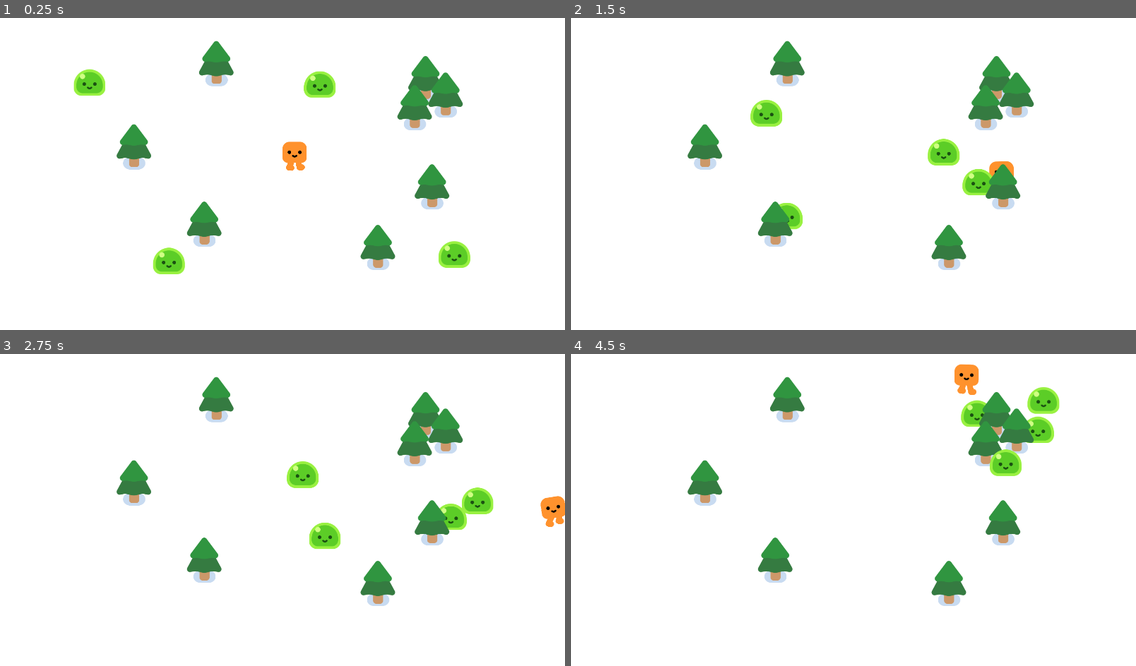
Above: before the commit, frames 1-4 (two rows, left to right).
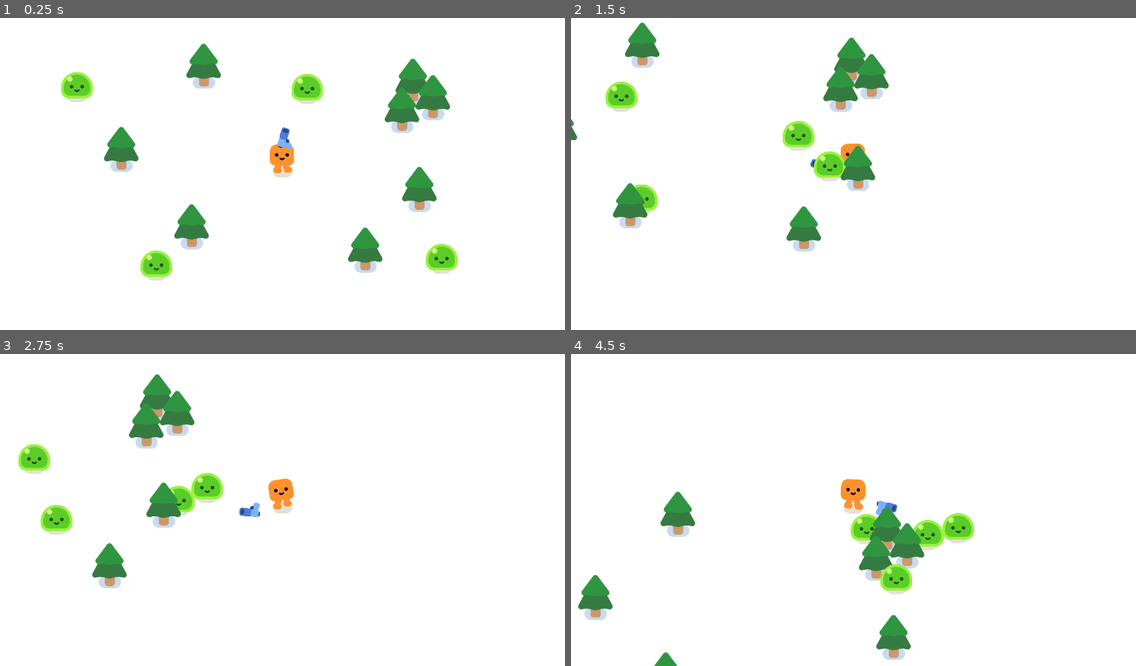
Above: after the commit, the same moments.

Repository: CP-SDBG/2d-project-start
Game: Godot game, scene res://survivors_game.tscn
Same seed, same stepped clock (60 frames per second), same inputs: the game is played once before the commit and once after it.
Inputs:
- Up to frame 1 (0.25 s): no input
- Up to frame 2 (1.5 s): hold D (move_right) 0.53-1.28 s; hold S (move_down) from 1.28 s (still down)
- Up to frame 3 (2.75 s): release S (move_down) at 2.03 s; hold D (move_right) from 2.03 s (still down)
- Up to frame 4 (4.5 s): release D (move_right) at 2.78 s; hold W (move_up) 2.78-3.53 s; hold A (move_left) from 3.53 s (still down)

The runs differ from the first frame. In frame 1, 7.9% of the frame differs, in the area x 10-84%, y 7-85%; in frame 2, 11%; in frame 3, 11%; in frame 4, 12%, in the area x 1-87%, y 3-100%.

Commit message:
timestamp 1:14:58

Diff:
--- /dev/null
+++ b/gun.gd
@@ -0,0 +1,7 @@
+extends Area2D
+
+func _physics_process(delta: float) -> void:
+	var enemies_in_range = get_overlapping_bodies()
+	if enemies_in_range.size() > 0:
+		var target_enemy = enemies_in_range.front()
+		look_at(target_enemy.global_position)
--- /dev/null
+++ b/gun.tscn
@@ -0,0 +1,24 @@
+[gd_scene load_steps=4 format=3 uid="uid://bd42v54wfs254"]
+
+[ext_resource type="Script" path="res://gun.gd" id="1_06k1k"]
+[ext_resource type="Texture2D" uid="uid://cswb5do8rrj7q" path="res://pistol/pistol.png" id="1_k055r"]
+
+[sub_resource type="CircleShape2D" id="CircleShape2D_san5e"]
+radius = 547.004
+
+[node name="Gun" type="Area2D"]
+collision_layer = 0
+collision_mask = 2
+script = ExtResource("1_06k1k")
+
+[node name="CollisionShape2D" type="CollisionShape2D" parent="."]
+shape = SubResource("CircleShape2D_san5e")
+
+[node name="WeaponPivot" type="Marker2D" parent="."]
+
+[node name="Pistol" type="Sprite2D" parent="WeaponPivot"]
+position = Vector2(108, -23)
+texture = ExtResource("1_k055r")
+
+[node name="ShootingPoint" type="Marker2D" parent="WeaponPivot/Pistol"]
+position = Vector2(25, -11)
--- a/mob.tscn
+++ b/mob.tscn
@@ -7,6 +7,8 @@
 radius = 51.0098
 
 [node name="Mob" type="CharacterBody2D"]
+collision_layer = 2
+collision_mask = 3
 script = ExtResource("1_8e2ve")
 
 [node name="Slime" parent="." instance=ExtResource("1_fa04x")]
--- a/player.tscn
+++ b/player.tscn
@@ -1,7 +1,8 @@
-[gd_scene load_steps=4 format=3 uid="uid://s3nclbp71tp8"]
+[gd_scene load_steps=5 format=3 uid="uid://s3nclbp71tp8"]
 
 [ext_resource type="PackedScene" uid="uid://pbmyh1qru7p" path="res://characters/happy_boo/happy_boo.tscn" id="1_8qhr0"]
 [ext_resource type="Script" path="res://player.gd" id="1_34s4b"]
+[ext_resource type="PackedScene" uid="uid://bd42v54wfs254" path="res://gun.tscn" id="3_frhvo"]
 
 [sub_resource type="CircleShape2D" id="CircleShape2D_lsc5h"]
 radius = 31.0161
@@ -14,3 +15,7 @@
 
 [node name="CollisionShape2D" type="CollisionShape2D" parent="."]
 shape = SubResource("CircleShape2D_lsc5h")
+
+[node name="Camera2D" type="Camera2D" parent="."]
+
+[node name="Gun" parent="." instance=ExtResource("3_frhvo")]
--- a/survivors_game.tscn
+++ b/survivors_game.tscn
@@ -7,7 +7,10 @@
 [node name="Game" type="Node2D"]
 y_sort_enabled = true
 
-[node name="ColorRect" type="ColorRect" parent="."]
+[node name="CanvasLayer" type="CanvasLayer" parent="."]
+layer = -30
+
+[node name="ColorRect" type="ColorRect" parent="CanvasLayer"]
 offset_right = 1920.0
 offset_bottom = 1080.0
 
